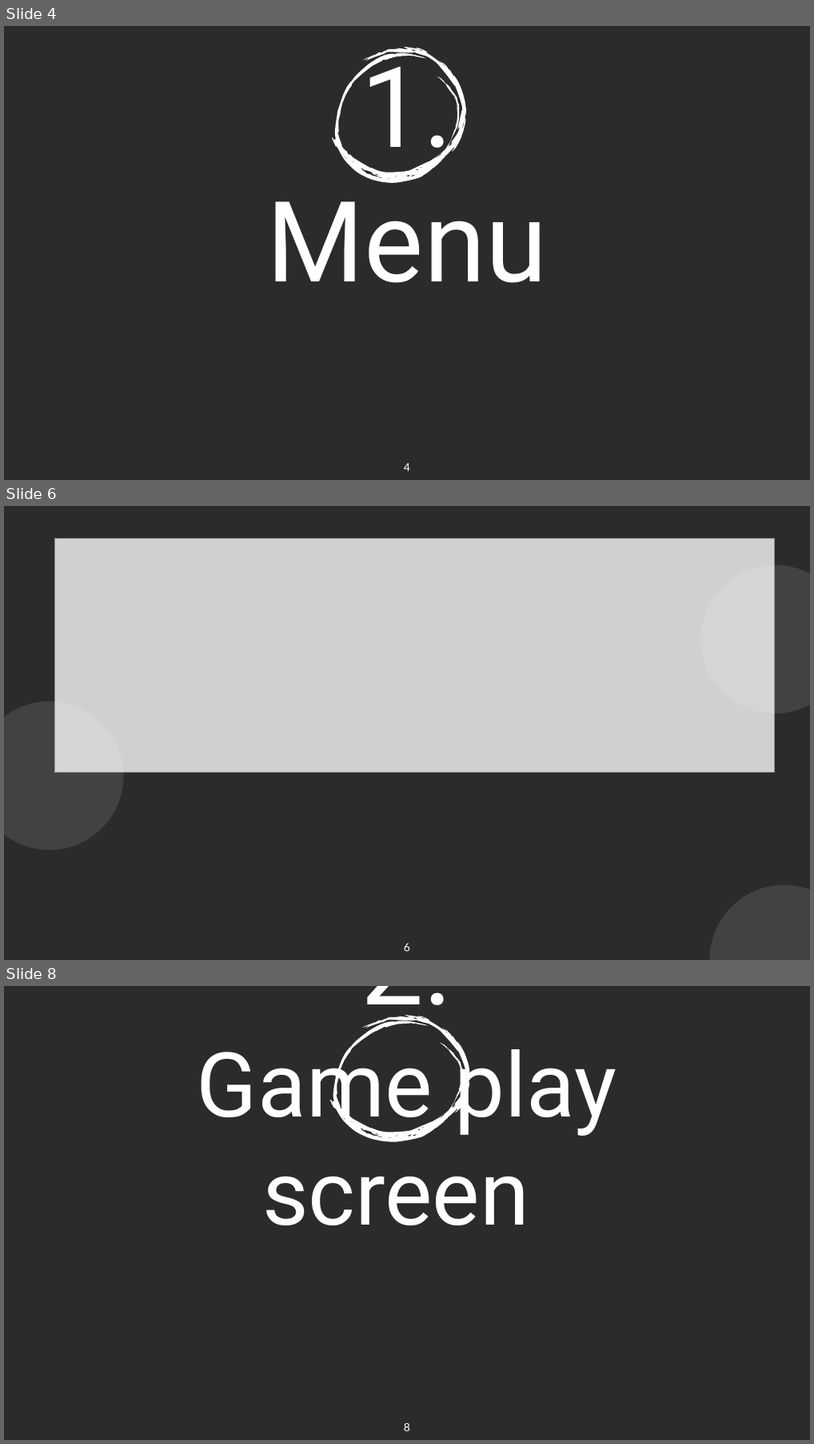
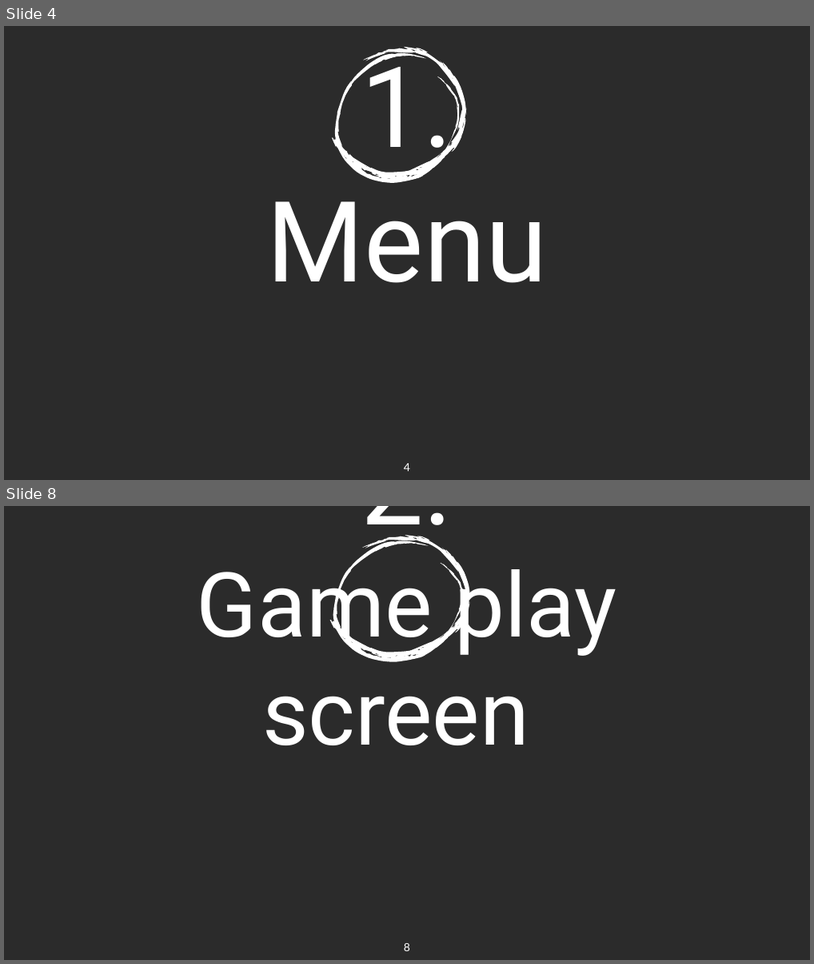
Before and after one commit to serema12/2048-Game, a slide deck: DSA_Presentation.pptx. Shown one above the other, each under a label of ours: slides 4, 6 and 8 before the commit, slides 4 and 8 after it; the slides between them are not shown. The pictures are 814x1444 and 814x964 pixels, drawn with LibreOffice and Linux fonts; fonts in the diff are those of the drawing; grey boxes stand for pictures; background and template pictures are left out; a plain dark background stands for a picture behind light text. Boxes give left, top, right and bottom in pixels: in the first picture for what was removed or moved away, otherwise in the second. Text is boxed around its words. In the diff, an @@ line names an element or a change of style, - is before the commit and + after.

```diff
--- a/DSA_Presentation.pptx
+++ b/DSA_Presentation.pptx
@@ slide 6 removed at (4, 506, 810, 960), background picture (left out) @@
@@ picture removed at (55, 538, 776, 772) @@
@@ ellipse removed at (701, 565, 810, 713) @@
@@ ellipse removed at (4, 701, 123, 849) @@
@@ ellipse removed at (710, 885, 810, 960) @@
@@ page number removed at (404, 943, 410, 951) @@
-6
```
Also in this commit, not shown: 4 slides changed, 3 slides added, 2 other slides removed.
